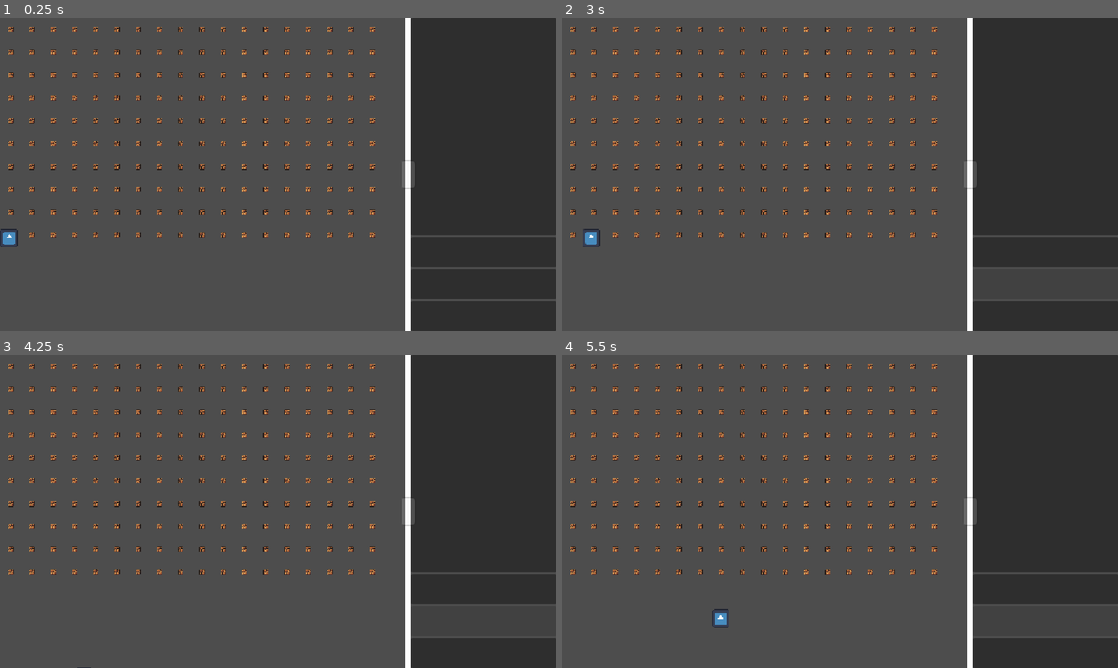
Above: before the commit, frames 1-4 (two rows, left to right).
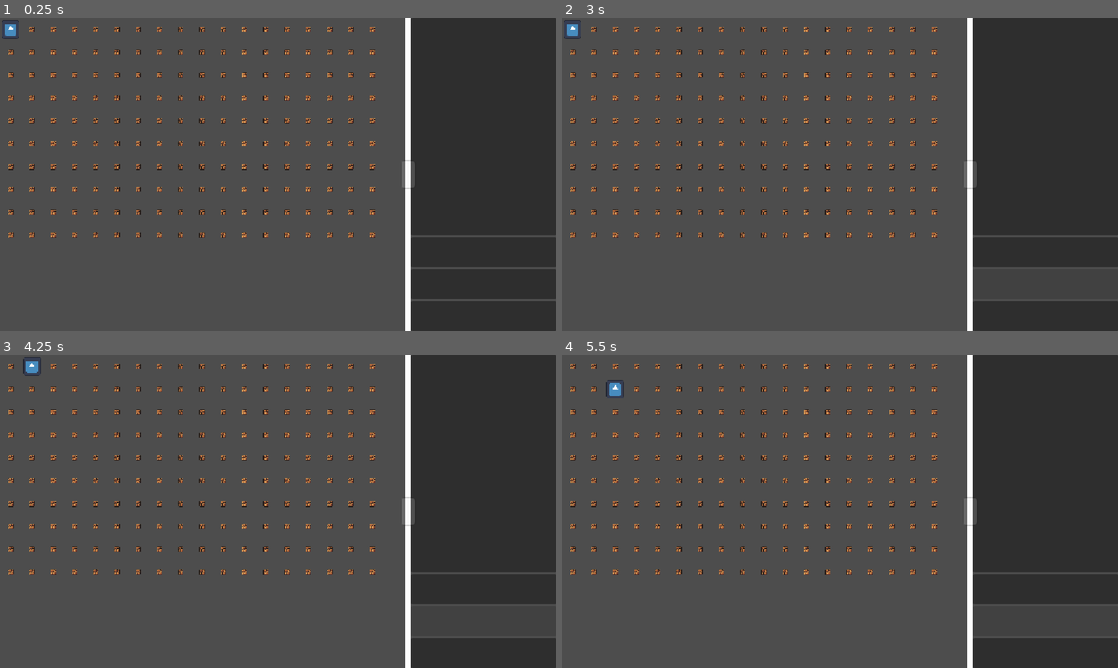
Above: after the commit, the same moments.

Repository: DanoryHub/robo-mechanic-demo
Game: Godot game, scene res://scenes/battle_scene.tscn
The game is run twice, just before and just after one commit, with the same random seed, the same clock (stepped at 60 frames per second) and the same inputs. The engine's default icon, where the game draws it, is replaced by a stand-in: a white triangle on a blue panel in a dark square.
Inputs (mouse positions are in pixels of both pictures, inside the frame that each line leads up to):
- Up to frame 1 (0.25 s): no input
- Up to frame 2 (3 s): click (1045, 252) at 0.5 s; click (1045, 252) at 1.25 s; click (1045, 284) at 2 s; tap Enter at 2.75 s; hold D (Right) from 2.78 s (still down)
- Up to frame 3 (4.25 s): release D (Right) at 3.53 s; hold S (Down) from 3.53 s (still down)
- Up to frame 4 (5.5 s): release S (Down) at 4.28 s; hold D (Right) 4.28-5.03 s; tap Space at 5 s; hold W (Up) from 5.03 s (still down)

The runs differ from the first frame. In frame 1, 0.2% of the frame differs, in the area x 0-4%, y 0-74%; in frame 2, 0.2%; in frame 3, 0.1%; in frame 4, 0.2%.

Commit message:
Add Tile set based moving (refactoring work ahead)

Diff:
--- a/scenes/battle_field.tscn
+++ b/scenes/battle_field.tscn
@@ -150,6 +150,4 @@
 anchor_mode = 0
 
 [node name="Player" parent="." unique_id=1461085727 instance=ExtResource("2_pvro5")]
-position = Vector2(28, 616)
-
-[connection signal="ready" from="Player" to="." method="_on_player_ready"]
+position = Vector2(602, 318)
--- a/scripts/battle_field/BS_battle_field.gd
+++ b/scripts/battle_field/BS_battle_field.gd
@@ -1,19 +1,45 @@
 extends Node2D
 @onready var player: CharacterBody2D = $Player
+@onready var tile_map_layer: TileMapLayer = $TileMapLayer
 
+var start_player_tile_map_position: Vector2 = Vector2(0, 0)
+var current_player_tile_map_position: Vector2 = start_player_tile_map_position
+
+func set_player_tile_position(tile_map_location: Vector2):
+	var local_tile_position: Vector2 = tile_map_layer.map_to_local(tile_map_location)
+	player.position = local_tile_position
+
+func get_local_tiles_location() -> Array[Vector2]:
+	var res: Array[Vector2] = []
+	return res
 
 # Called when the node enters the scene tree for the first time.
 func _ready() -> void:
-	pass # Replace with function body.
+	set_player_tile_position(start_player_tile_map_position)
+
+	# TODO 1: Move moving logic into player scene (can calculate map in here and pass it to player)
+	# Can create function and check which tilesx have image and put their location into corresponding
+	# 2d array cell, tiles without image can have Vector2d(-1, -1) value, so we will check and forbid
+	# moving to this tiles
+	#
+	# TODO 2: Forbid player to move outside set up tiles (Look up bozo)
+
+	player.outer_call_test()
 
 
 # Called every frame. 'delta' is the elapsed time since the previous frame.
-func _process(delta: float) -> void:
-	pass
+func _physics_process(delta: float) -> void:
 
+	if Input.is_action_just_released("Left"):
+		current_player_tile_map_position.x -= 1
 
-func _on_player_ready() -> void:
-	if not player:
-		player = $Player
+	if Input.is_action_just_released("Right"):
+		current_player_tile_map_position.x += 1
 
-	player.outer_call_test()
+	if Input.is_action_just_released("Up"):
+		current_player_tile_map_position.y -= 1
+
+	if Input.is_action_just_released("Down"):
+		current_player_tile_map_position.y += 1
+
+	set_player_tile_position(current_player_tile_map_position)
--- a/scripts/battle_field/BS_h_split_container.gd
+++ b/scripts/battle_field/BS_h_split_container.gd
@@ -6,7 +6,7 @@
 var bf_original_width = 0
 
 func resize_battle_field(offset: int):
-	var height = size.y * (offset * -1) / bf_original_width
+	#var height = size.y * (offset * -1) / bf_original_width
 	var scale_percentage = 1 - (offset * -1) / bf_original_width
 	battle_field.scale = Vector2(1, scale_percentage)
 
--- a/scripts/battle_field/BS_player.gd
+++ b/scripts/battle_field/BS_player.gd
@@ -6,17 +6,17 @@
 	print("Its working !")
 
 func _physics_process(delta: float) -> void:
-
-	var direction: Vector2 = Vector2(Input.get_axis("Left", "Right"), Input.get_axis("Up", "Down"))
-
-	if direction.x:
-		velocity.x = direction.x * SPEED
-	else:
-		velocity.x = move_toward(velocity.x, 0, SPEED)
-
-	if direction.y:
-		velocity.y = direction.y * SPEED
-	else:
-		velocity.y = move_toward(velocity.y, 0, SPEED)
-
-	move_and_slide()
+	pass
+	#var direction: Vector2 = Vector2(Input.get_axis("Left", "Right"), Input.get_axis("Up", "Down"))
+	#
+	#if direction.x:
+		#velocity.x = direction.x * SPEED
+	#else:
+		#velocity.x = move_toward(velocity.x, 0, SPEED)
+		#
+	#if direction.y:
+		#velocity.y = direction.y * SPEED
+	#else:
+		#velocity.y = move_toward(velocity.y, 0, SPEED)
+#
+	#move_and_slide()
